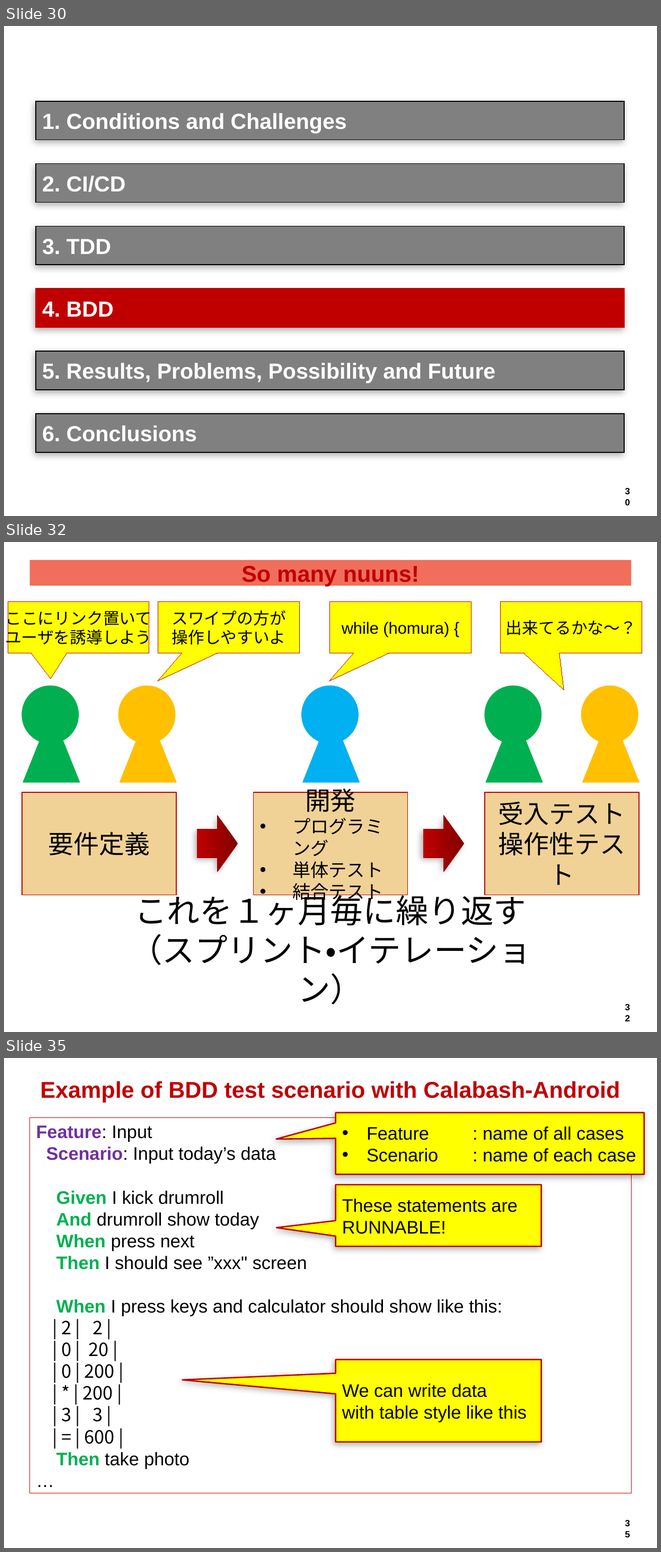
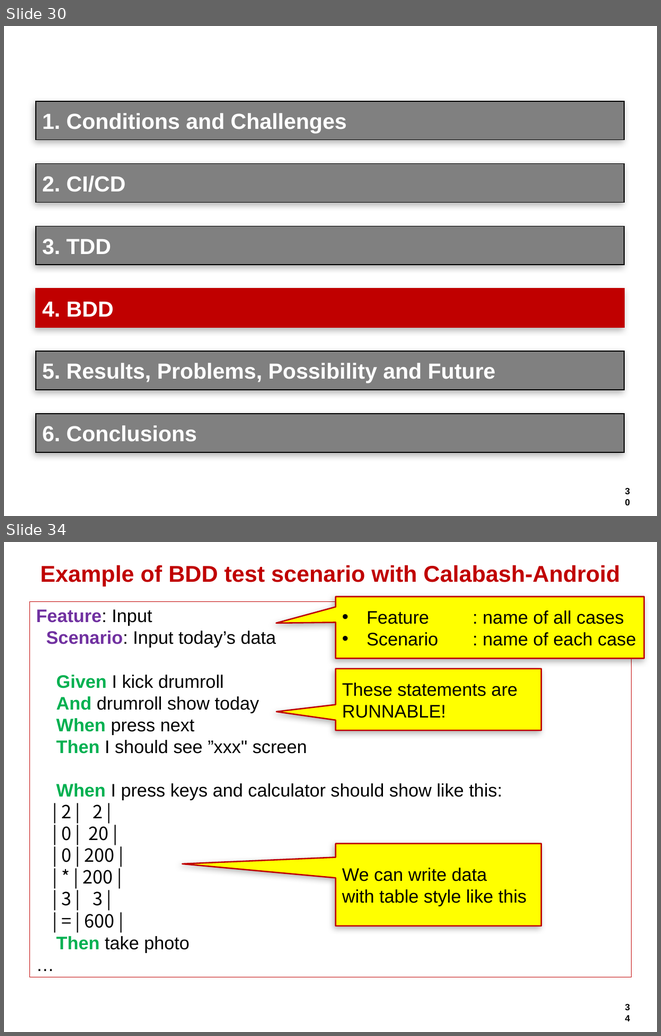
Before and after one commit to hageyahhoo/agile2014, a slide deck: presentations/TechnologyDrivenDevelopment.pptx. Shown one above the other, each under a label of ours: slides 30, 32 and 35 before the commit, slides 30 and 34 after it; the slides between them are not shown. The pictures are 661x1552 and 661x1036 pixels, drawn with LibreOffice and Linux fonts; fonts in the diff are those of the drawing; background and template pictures are left out. Boxes give left, top, right and bottom in pixels: in the first picture for what was removed or moved away, otherwise in the second. Text is boxed around its words. In the diff, an @@ line names an element or a change of style, - is before the commit and + after.

```diff
--- a/presentations/TechnologyDrivenDevelopment.pptx
+++ b/presentations/TechnologyDrivenDevelopment.pptx
@@ slide 32 removed at (4,542,657,1032), background #FFFFFF; not listed: 1 template element that a slide beside it also shows @@
@@ title removed at (29,560,631,586) @@
-So many nuuns!
@@ speech box removed at (8,602,150,654) @@
-ここにリンク置いて
-ユーザを誘導しよう
@@ speech box removed at (158,602,300,654) @@
-スワイプの方が
-操作しやすいよ
@@ speech box removed at (330,602,471,654) @@
-while (homura) {
@@ speech box removed at (500,602,642,654) @@
-出来てるかな～？
@@ ellipse removed at (22,686,78,743) @@
@@ ellipse removed at (119,686,175,743) @@
@@ ellipse removed at (302,686,358,743) @@
@@ ellipse removed at (485,686,541,743) @@
@@ ellipse removed at (581,686,637,743) @@
@@ triangle removed at (23,712,79,782) @@
@@ triangle removed at (120,712,176,782) @@
@@ triangle removed at (303,712,359,782) @@
@@ triangle removed at (486,712,542,782) @@
@@ triangle removed at (583,712,639,782) @@
@@ rectangle removed at (22,792,176,894) @@
-要件定義
@@ rectangle removed at (254,792,407,894) @@
-開発
-• プログラミング
-• 単体テスト
-• 結合テスト
@@ rectangle removed at (485,792,639,894) @@
-受入テスト
-操作性テスト
@@ right arrow removed at (196,815,238,872) @@
@@ right arrow removed at (423,815,465,872) @@
@@ text removed at (130,889,531,1004) @@
-これを１ヶ月毎に繰り返す
-（スプリント・イテレーション）
@@ what was slide 35 is now slide 34 @@
@@ page number at (618,998,637,1016): text changed @@
-35
+34
```
Also in this commit, not shown: 15 slides changed, 9 slides added, 5 other slides removed.
